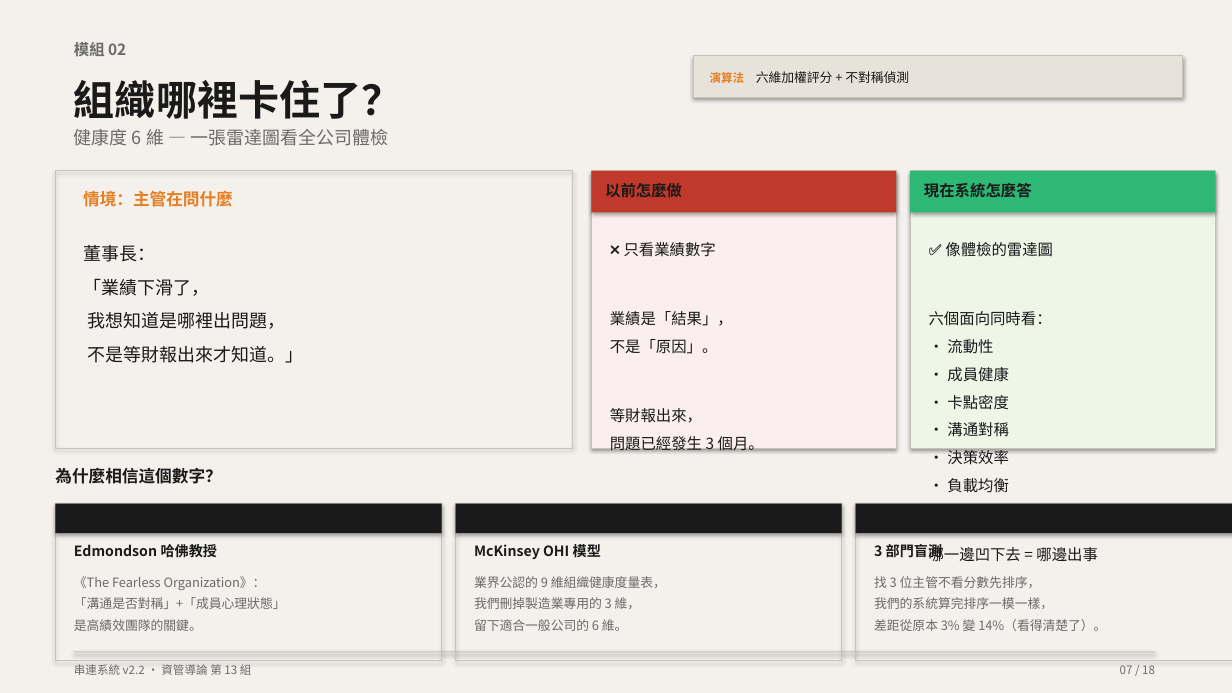
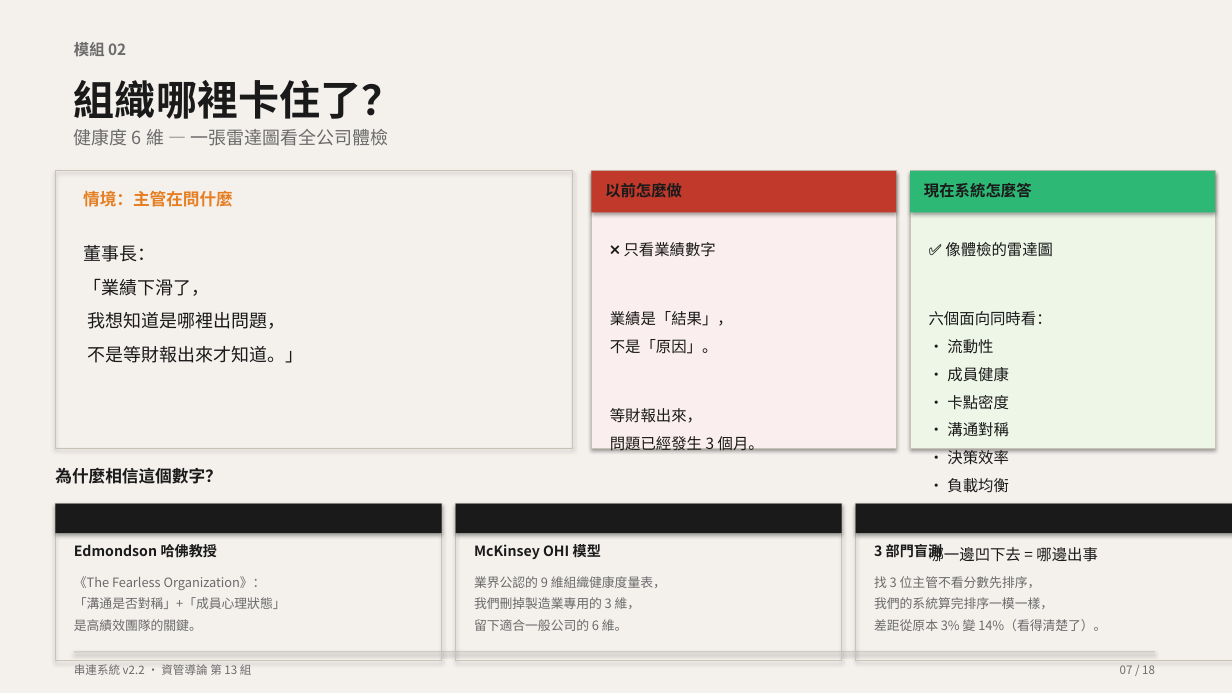
Before and after one commit to Peter2594/chuanlien-system-v2, a slide deck: slide 7 of docs/串連系統_簡報.pptx. Drawn at 1232x693 pixels with LibreOffice and Linux fonts; fonts in the diff are those of the drawing. Boxes give left, top, right and bottom in pixels: in the first picture for what was removed or moved away, otherwise in the second. Text is boxed around its words. In the diff, an @@ line names an element or a change of style, - is before the commit and + after.

```diff
--- a/docs/串連系統_簡報.pptx
+++ b/docs/串連系統_簡報.pptx
@@ rectangle removed at (x1=693, y1=55, x2=1183, y2=97) @@
-演算法 六維加權評分 + 不對稱偵測
```
Also in this commit, not shown: 2 other slides changed, 1 other file.
